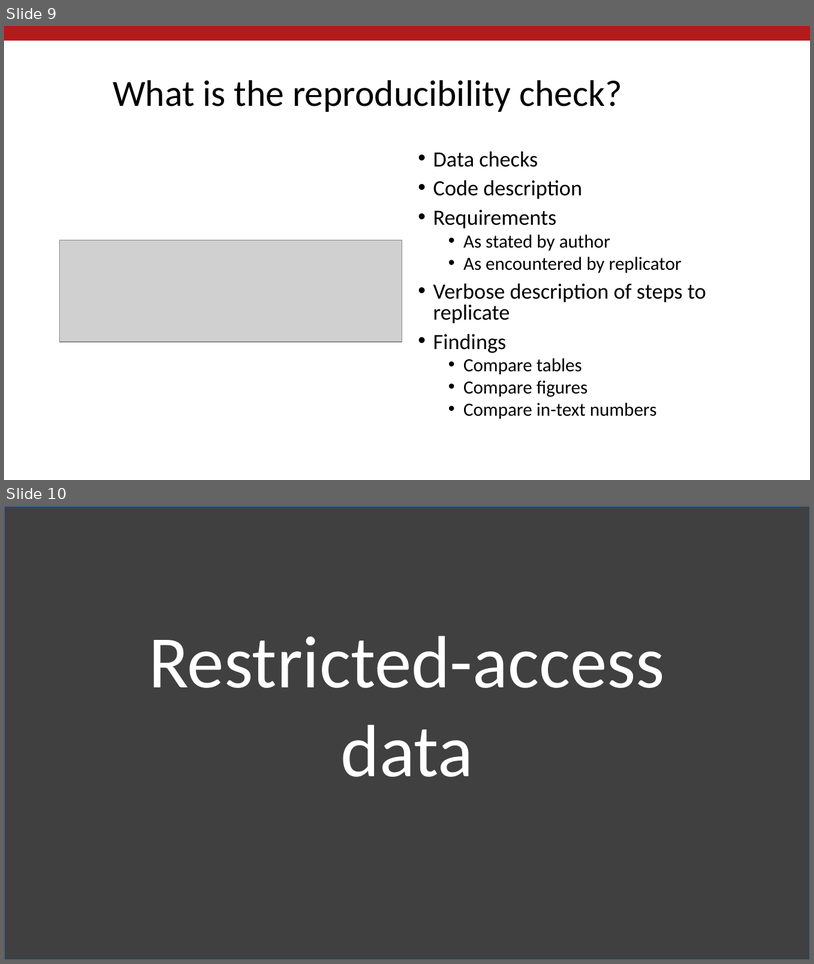
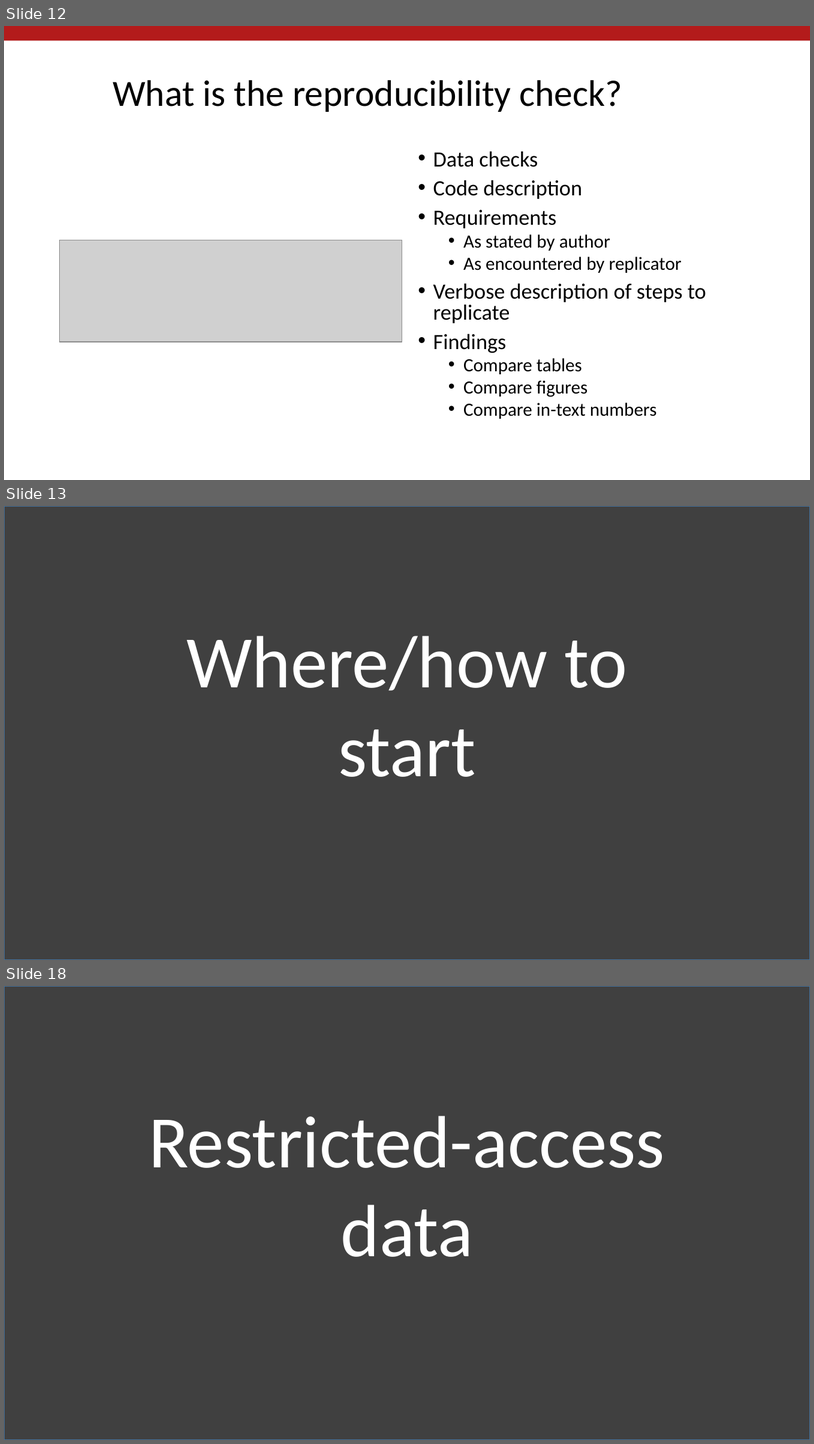
Before and after one commit to AEADataEditor/fireside-chat-2021, a slide deck: Vilhuber-Presentation-2021-01-19.pptx. Shown one above the other, each under a label of ours: slides 9 and 10 before the commit, slides 12, 13 and 18 after it; the slides between them are not shown. The pictures are 814x964 and 814x1444 pixels, drawn with LibreOffice and Linux fonts; fonts in the diff are those of the drawing; grey boxes stand for pictures; background and template pictures are left out. Boxes give left, top, right and bottom in pixels: in the first picture for what was removed or moved away, otherwise in the second. Text is boxed around its words. In the diff, an @@ line names an element or a change of style, - is before the commit and + after.

```diff
--- a/Vilhuber-Presentation-2021-01-19.pptx
+++ b/Vilhuber-Presentation-2021-01-19.pptx
@@ slide 13 added at box(4, 506, 810, 960), background #FFFFFF @@
@@ rectangle added at box(4, 506, 810, 960), fill #404040, outline #43739E 1 pt @@
@@ text added at box(186, 636, 627, 777), 88 pt, text #FFFFFF @@
+Where/how to start
@@ what was slide 9 is now slide 12 @@
@@ what was slide 10 is now slide 18 @@
```
Also in this commit, not shown: 2 slides changed, 8 other slides added.
